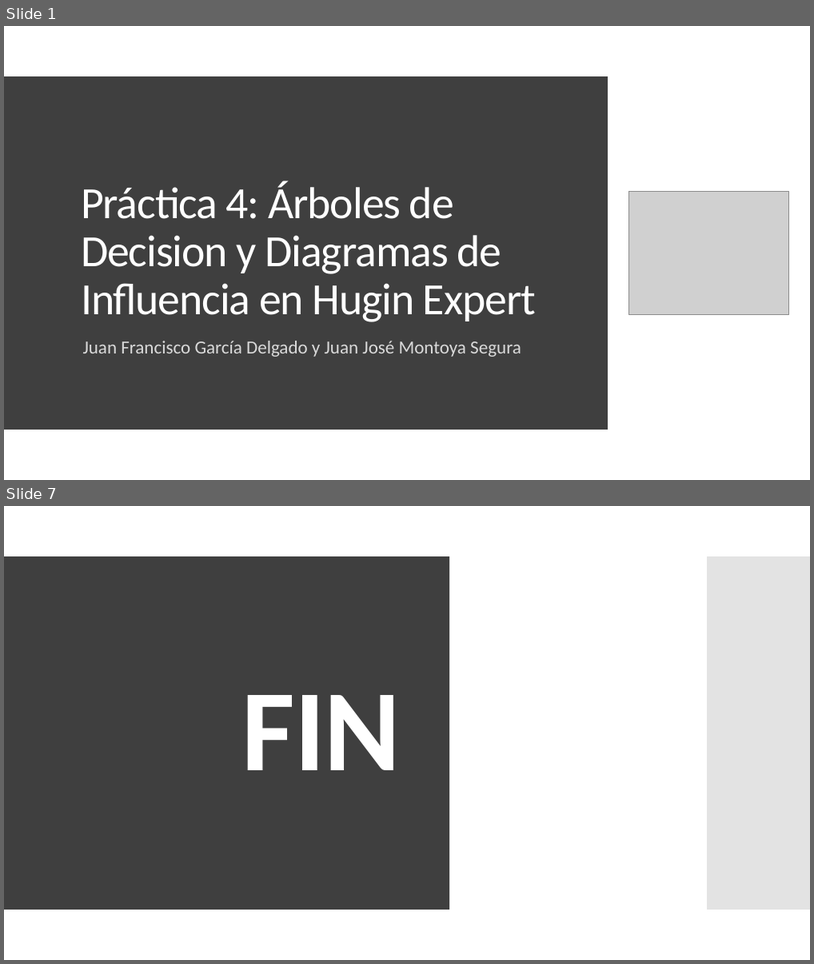
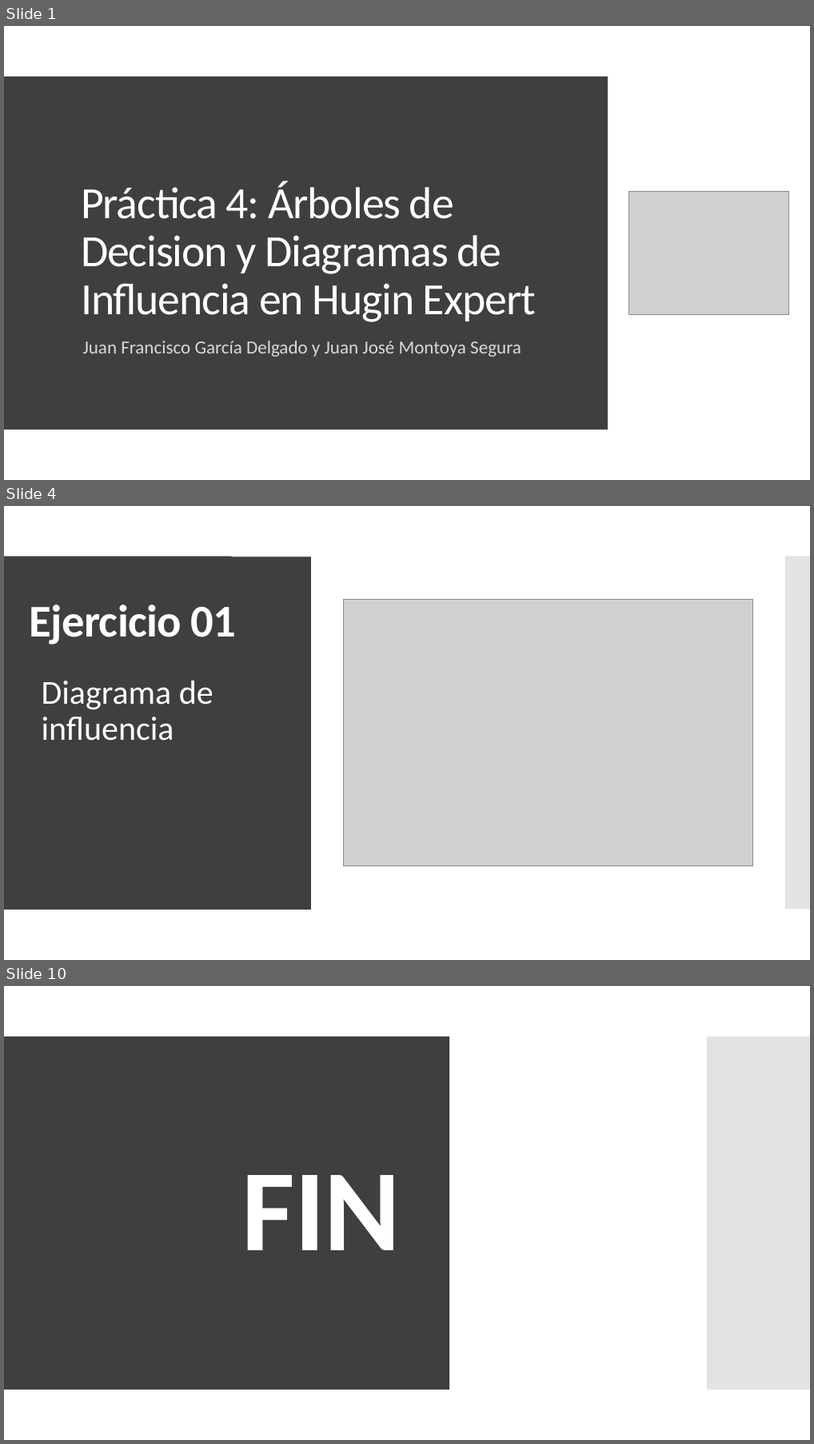
Before and after one commit to Juanfragar/Fiabilidad-y-gestion-de-riesgos, a slide deck: Practica 04/PRESENTACION.pptx. Shown one above the other, each under a label of ours: slides 1 and 7 before the commit, slides 1, 4 and 10 after it; the slides between them are not shown. The pictures are 814x964 and 814x1444 pixels, drawn with LibreOffice and Linux fonts; fonts in the diff are those of the drawing; grey boxes stand for pictures. Boxes give left, top, right and bottom in pixels: in the first picture for what was removed or moved away, otherwise in the second. Text is boxed around its words. In the diff, an @@ line names an element or a change of style, - is before the commit and + after.

```diff
--- a/Practica 04/PRESENTACION.pptx
+++ b/Practica 04/PRESENTACION.pptx
@@ slide 4 added at (4,506,810,960), background #FFFFFF; not listed: 2 template elements that a slide beside it also shows @@
@@ rectangle added at (4,557,311,909), fill #3F3F3F @@
@@ picture added at (344,599,754,866) @@
@@ title added at (29,604,237,644), 54 pt, text #FFFFFF, bold @@
+Ejercicio 01
@@ text added at (42,680,214,740), 40 pt, text #FFFFFF @@
+• Diagrama de influencia
@@ what was slide 7 is now slide 10 @@
```
Also in this commit, not shown: 4 slides changed, 3 other slides added, 1 slide removed, 4 other files.
